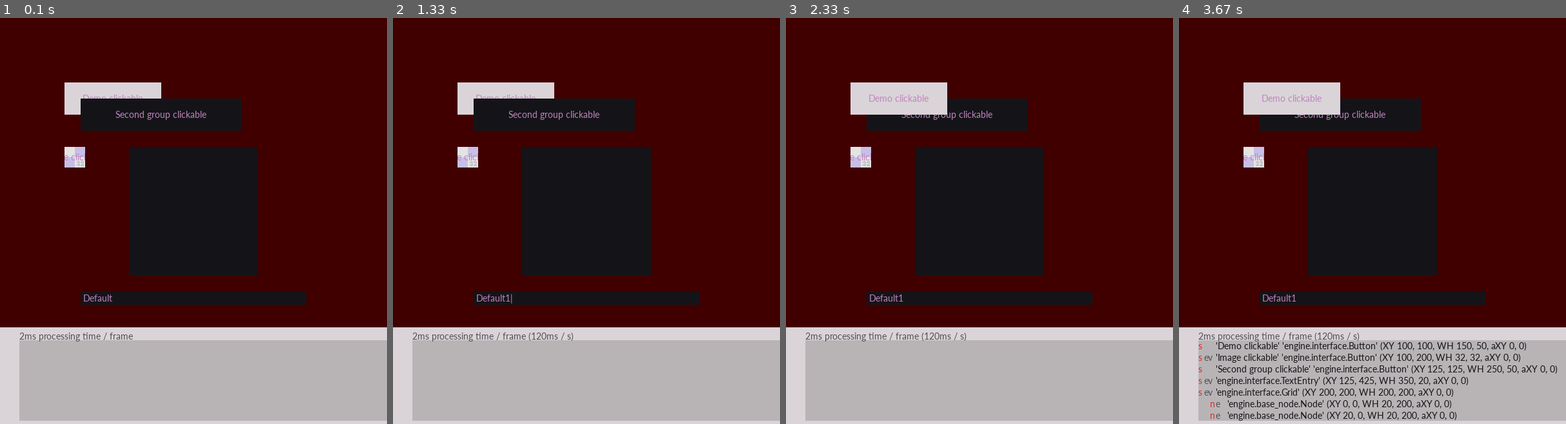
Above: before the commit, frames 1-4 (left to right).
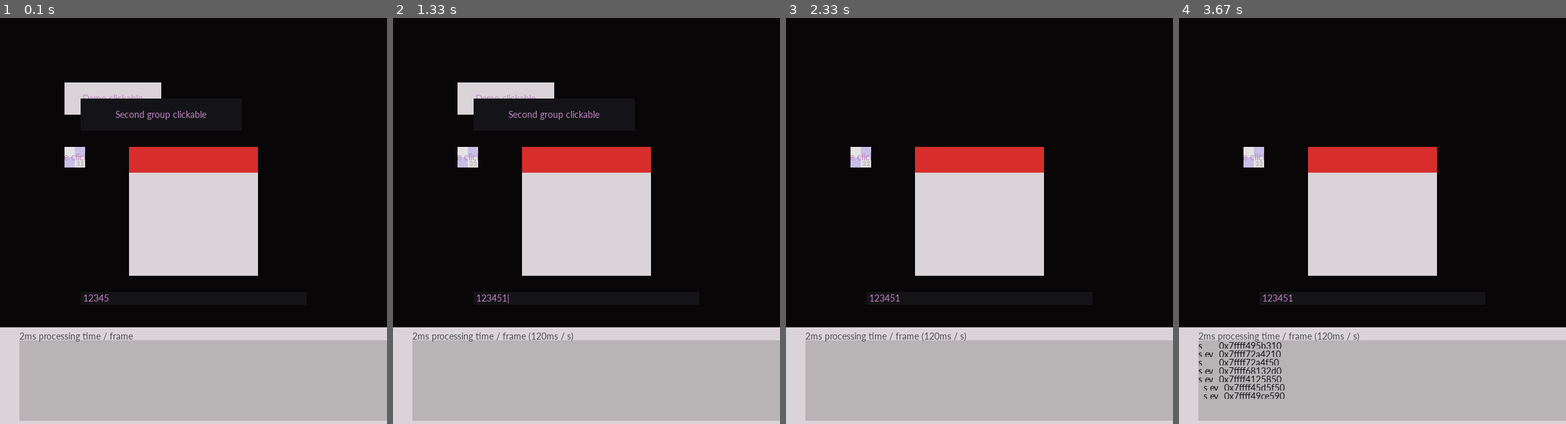
Above: after the commit, the same moments.

Repository: ageneric/pygame-engine-indev
Game: pygame game, started from main.py
Same seed, same stepped clock (60 frames per second), same inputs: the game is played once before the commit and once after it.
Inputs (mouse positions are in pixels of both pictures, inside the frame that each line leads up to):
- Up to frame 1 (0.1 s): no input
- Up to frame 2 (1.33 s): press the mouse at (466, 156) at 0.37 s; move the mouse to (516, 131) at 0.47 s; release the mouse at (571, 111) at 0.6 s; press the mouse at (586, 298) at 0.7 s; move the mouse to (601, 302) at 0.8 s; release the mouse at (617, 306) at 0.93 s; tap 1 at 1 s
- Up to frame 3 (2.33 s): tap Enter at 1.33 s; press the mouse at (898, 99) at 1.7 s; move the mouse to (902, 99) at 1.8 s; release the mouse at (905, 99) at 1.93 s; click (859, 156) at 2.05 s
- Up to frame 4 (3.67 s): press the mouse at (1372, 298) at 2.37 s; move the mouse to (1298, 277) at 2.47 s; release the mouse at (1229, 253) at 2.6 s; press the mouse at (1252, 156) at 2.7 s; move the mouse to (1264, 135) at 2.8 s; release the mouse at (1279, 115) at 2.93 s; press the mouse at (1372, 298) at 3.03 s; move the mouse to (1314, 188) at 3.13 s; release the mouse at (1256, 78) at 3.27 s; tap Tab at 3.33 s

The runs differ from the first frame. In frame 1, 70% of the frame differs, in the area x 0-100%, y 0-77%; in frame 2, 70%; in frame 3, 72%; in frame 4, 76%, in the area x 0-100%, y 0-100%.

Commit message:
Mostly implement grids and use dirty rect update Implement two kinds of grid, currently unoptimised, and another version of the tree tab grid.

Diff:
--- a/engine/base_node.py
+++ b/engine/base_node.py
@@ -158,4 +158,4 @@
 
     def cascade_set_visible(self, set_visible):
         Node.cascade_set_visible(self, set_visible)
-        self._visible = int(set_visible and self._enabled)
+        self.visible = int(set_visible and self._enabled)
--- a/engine/base_scene.py
+++ b/engine/base_scene.py
@@ -1,3 +1,5 @@
+import pygame
+
 class Scene:
     """Each scene manages the screen, updated and drawn
     once per frame. To switch scene, the new scene flag
@@ -8,10 +10,12 @@
         self.clock = clock
 
         self.nodes = []
+        self.draw_group = None
         self.groups = []
         self.flag_new_scene = None
         self.flag_new_scene_args = []
-        self.event_handlers = []
+        self.background_color = None
+        self.mouse_handlers = []
 
     def update(self):
         for child in self.nodes:
@@ -19,13 +23,12 @@
                 child.update()
 
     def draw(self):
-        # TODO: screen fill default?
         for child in self.nodes:
             if child.enabled:
-                child.draw(self.screen)
+                child.draw(0)
 
-        for group in self.groups:
-            group.draw(self.screen)
+        if self.draw_group is not None:
+            return self.draw_group.draw(self.screen)
 
     def add_named_child(self, name: str, node):
         setattr(self, name, node)
@@ -38,17 +41,23 @@
     def remove_child(self, node):
         self.nodes.remove(node)
         node.parent = None
-        if node in self.event_handlers:
-            self.event_handlers.remove(node)
+        if node in self.mouse_handlers:
+            self.mouse_handlers.remove(node)
 
     def handle_events(self, pygame_events):
         pass
 
-    def background(self, surface):
-        """Fill the given surface with the color of self.background_color.
-        The method does nothing if self.background_color is not set."""
-        if hasattr(self, 'background_color'):
-            surface.fill(self.background_color)
+    def create_draw_group(self, background_color):
+        """Sets self.draw_group to a new LayeredDirty group and fills
+        the background surface with the given color.
+        Set background_color to None for a transparent background."""
+        self.background_color = background_color
+        background_surf = pygame.Surface(self.screen_size)
+        if self.background_color is not None:
+            background_surf.fill(self.background_color)
+        self.draw_group = pygame.sprite.LayeredDirty()
+        self.draw_group.clear(self.screen, background_surf)
+        self.groups.append(self.draw_group)
 
     def change_scene(self, new_scene, *args):
         self.flag_new_scene = new_scene
--- a/engine/interface.py
+++ b/engine/interface.py
@@ -1,8 +1,8 @@
 import pygame
-from pygame.locals import MOUSEMOTION, MOUSEBUTTONDOWN, MOUSEBUTTONUP
+from pygame.locals import MOUSEMOTION, MOUSEBUTTONDOWN, MOUSEBUTTONUP, Rect
 from math import sqrt
 
-from .base_node import SpriteNode, NodeProperties
+from .base_node import SpriteNode, NodeProperties, Transform
 import engine.text as text
 
 MOUSE_EVENTS = (MOUSEMOTION, MOUSEBUTTONDOWN, MOUSEBUTTONUP)
@@ -37,10 +37,11 @@
 
 class Style:
     def __init__(self, **kwargs):
-        self.__dict__.update(kwargs)
-
-    def __repr__(self):
-        return str(self.__dict__)
+        self.dict = {'color': COLOR_DEFAULT, 'background': BACKGROUND_DEFAULT}
+        self.dict.update(kwargs)
+
+    # def __repr__(self):
+    #     return str(self.__dict__)
 
     @classmethod
     def from_kwargs(cls, kwargs):
@@ -50,12 +51,8 @@
             return cls(**kwargs)
 
     def get(self, name: str, default=NO_VALUE):
-        if hasattr(self, name):
-            return getattr(self, name)
-        elif name == "color":
-            return COLOR_DEFAULT
-        elif name == "background":
-            return BACKGROUND_DEFAULT
+        if name in self.dict:
+            return self.dict[name]
         elif name.count("_") == 1:
             base_name, modifier = name.split("_", 1)
             if modifier == "highlighted":
@@ -64,9 +61,9 @@
                 return modify_color(self.get(base_name), 5)
             elif modifier == "disabled":
                 return saturate_color(modify_color(self.get(base_name), -10), 0.25)
-        elif default is not NO_VALUE:
+        if default != NO_VALUE:
             return default
-        raise KeyError("Not a key and not a modifier of a key")
+        raise KeyError(f"Not a key and not a modifier of a key: {name} in {self.dict}")
 
 
 class Button(SpriteNode):
@@ -104,7 +101,7 @@
         so it can update (i.e. if hovered or clicked).
         For speed, only call if `event.type in MOUSE_EVENTS`.
         """
-        if self.state == Button.disabled or not self.visible:
+        if self.state == Button.disabled or not self._visible:
             return
         last_state = self.state
         mouse_over = self.rect.collidepoint(event.pos)
@@ -129,7 +126,8 @@
         self.callback()
 
     def draw(self, surface):
-        if self.visible and self.dirty:
+        super().draw(surface)
+        if self._visible and self.dirty > 0:
             if self.style.get("image", False):
                 self.image.blit(self.style.get("image"), (0, 0))
                 color = self.style.get(self.colors_d.get(self.state, "color"))
@@ -167,7 +165,7 @@
         pass
 
     def events(self, pygame_events):
-        if self.state == TextEntry.disabled or not self.visible:
+        if self.state == TextEntry.disabled or not self._visible:
             return
 
         last_state = self.state
@@ -206,7 +204,7 @@
 
     def draw(self, surface):
         super().draw(surface)
-        if self.visible and self.dirty:
+        if self._visible and self.dirty > 0:
             if self.state == TextEntry.hover:
                 self.image.fill(self.style.get("background_highlighted"))
             else:
@@ -221,21 +219,57 @@
 
 
 class Grid(SpriteNode):
-    """A container for equally spaced UI items that draws them onto a buffer."""
-    def __init__(self, node_props, group, node_generator, horizontal=False, **kwargs):
+    """A container for equally spaced items that draws them onto a buffer.
+    The default grid ignores the position attributes on each tile and instead
+    spaces them in order. For optimised use."""
+    def __init__(self, node_props, group, initial_nodes_gen=None, horizontal=False, **kwargs):
         self.style = Style.from_kwargs(kwargs)
         super().__init__(node_props, group, fill_color=self.style.get("background"))
 
-        self.grid_group = pygame.sprite.Group()
-
-        self.spacing = 20
-
-        for i, (inst_class, *args) in enumerate(node_generator()):
-            if horizontal:
-                node_props = NodeProperties(self, 0, i*self.spacing, self.transform.width, self.spacing)
-            else:
-                node_props = NodeProperties(self, i*self.spacing, 0, self.spacing, self.transform.height)
-            inst_class(node_props, *args)
+        self.horizontal = horizontal
+        if initial_nodes_gen is not None:
+            self.generate_grid(initial_nodes_gen)
+            # Check the first node for methods and assume they are all identical
+            t_node = self.nodes[0]
+            self.call_draw_method = hasattr(t_node, 'draw') and callable(t_node.draw)
+            self.call_update_method = hasattr(t_node, 'update') and callable(t_node.update)
+        else:
+            # Assume the next nodes will have a draw and update method
+            self.call_draw_method = self.call_update_method = True
+
+    def generate_grid(self, initial_nodes_gen):
+        for i, (inst_class, *args, kwargs) in enumerate(initial_nodes_gen):
+            self.nodes.append(inst_class(*args, **kwargs))
+
+    def update(self):
+        if self.call_update_method:
+            for tile in self.nodes:
+                tile.update()
+
+    def draw(self, surface):
+        if self.call_draw_method:
+            for tile in self.nodes:
+                tile.draw()
+
+        if self._visible and self.dirty > 0:
+            self.image.fill(self.style.get("background"))
+            for i, tile in enumerate(self.nodes):
+                if hasattr(tile, 'image'):
+                    tile.image.blit(self.image, self.index_to_position(i))
+
+    def index_to_position(self, index):
+        spacing = self.style.get('spacing', 20)
+        if self.horizontal:
+            return index*spacing, 0, spacing, self.transform.height
+        else:
+            return 0, index*spacing, self.transform.width, spacing
+
+    def position_to_index(self, position_x_y: (float, float)) -> int:
+        spacing = self.style.get('spacing', 20)
+        if self.horizontal:
+            return position_x_y[0] // spacing
+        else:
+            return position_x_y[1] // spacing
 
     def add_child(self, child):
         super().add_child(child)
@@ -245,7 +279,35 @@
         super().remove_child(child)
         self.dirty = 1
 
+class SpriteGrid(Grid):
+    """A container for equally spaced UI items that draws them onto a buffer."""
+    def __init__(self, node_props, group, initial_nodes_gen=None, horizontal=False, **kwargs):
+        super().__init__(node_props, group, initial_nodes_gen, horizontal, **kwargs)
+        self.grid_group = pygame.sprite.Group()
+        self.grid_group.add(self.nodes)
+
+    def generate_grid(self, initial_nodes_gen):
+        for i, (inst_class, *args, kwargs) in enumerate(initial_nodes_gen):
+            node_props = NodeProperties(self, *self.index_to_position(i))
+            inst_class(node_props, *args, **kwargs)
+
     def draw(self, surface):
-        if self.dirty:
+        if self.call_draw_method:
+            for tile in self.nodes:
+                tile.draw(surface)
+
+        if self._visible and self.dirty > 0:
             self.image.fill(self.style.get("background"))
+            wr = self.world_rect()
+            for i, tile in enumerate(self.nodes):
+                correct_rect = Rect(*self.index_to_position(i)).move(-wr.x, -wr.y)
+                if tile.transform.rect() != correct_rect:
+                    tile.transform.position = correct_rect.topleft
+                    tile.transform.size = correct_rect.size
+                    tile.dirty = True
             self.grid_group.draw(self.image)
+
+        if self._visible and self.dirty > 0:
+            for i, tile in enumerate(self.nodes):
+                if hasattr(tile, 'image'):
+                    self.image.blit(tile.image, self.index_to_position(i))
--- a/main.py
+++ b/main.py
@@ -15,7 +15,7 @@
     print(f'Initialising scenes ({first_scene_name}, {detail_scene_name})')
     scene = getattr(scenes, first_scene_name)(surf, clock)
     scene_detail = getattr(scenes, detail_scene_name)(surf_detail, clock)
-    scene_detail.set_ref(scene.nodes)
+    scene_detail.set_ref(scene)
     return scene, scene_detail
 
 def main():
@@ -64,7 +64,7 @@
 
         # Update scene and display --
         scene.update()
-        scene.draw()
+        rects = scene.draw()
 
         # Update detail surf --
         scene_detail.update()
@@ -73,8 +73,8 @@
         screen.blit(surf, (0, 0))
         screen.blit(surf_detail, (0, surf.get_height()))
 
-        pg.display.flip()
-        # pg.display.update(rects)
+        rects.append(pg.Rect(0, surf.get_height(), display_width, SURF_HEIGHT))
+        pg.display.update(rects)
 
         clock.tick(FPS)
 
--- a/scenes.py
+++ b/scenes.py
@@ -2,10 +2,10 @@
 import engine.text as text
 import engine.interface as interface
 from engine.base_scene import Scene
-from engine.base_node import Node, NodeProperties
+from engine.base_node import Node, SpriteNode, NodeProperties
 from constants import *
 
-from tree_tab import TreeTab
+from tree_tab import TreeTabGrid
 
 class ExampleBlank(Scene):
     def __init__(self, screen, clock):
@@ -19,46 +19,38 @@
         self.n.transform.x = self.n.transform.x + 1 % self.screen_size_x
 
 def grid_example_generator():
-    for i in range(6):
-        yield Node,
+    for i in range(2):
+        yield SpriteNode, dict(fill_color=C_RED)
 
 class ExampleHandling(Scene):
     """Demo interface components and event handling."""
     def __init__(self, screen, clock):
         super().__init__(screen, clock)
-        self.background_color = (64, 0, 0)
-        background_surf = pygame.Surface(self.screen_size)
-        self.background(background_surf)
-        self.group = pygame.sprite.LayeredDirty()
-        self.group2 = pygame.sprite.LayeredDirty()
+        self.create_draw_group((8, 6, 6))
 
         def demo_callback(*args):
             print(f'demo callback -> {args}')
 
-        self.button = interface.Button(NodeProperties(self, 100, 100, 150, 50), self.group,
+        self.button = interface.Button(NodeProperties(self, 100, 100, 150, 50), self.draw_group,
                                        'Demo clickable', demo_callback, background=C_LIGHT)
         image = pygame.image.load('Assets/Placeholder.png').convert()
-        toggle_visible_button = interface.Button(NodeProperties(self, 100, 200, 32, 32), self.group,
+        toggle_visible_button = interface.Button(NodeProperties(self, 100, 200, 32, 32), self.draw_group,
                                                  'Image clickable', self.toggle_button,
                                                  image=image)
-        self.event_handlers.append(self.button)
-        self.event_handlers.append(toggle_visible_button)
+        self.mouse_handlers.append(self.button)
+        self.mouse_handlers.append(toggle_visible_button)
 
-        self.test_button = interface.Button(NodeProperties(self, 125, 125, 250, 50), self.group2,
+        self.test_button = interface.Button(NodeProperties(self, 125, 125, 250, 50), self.draw_group,
                                             'Second group clickable', demo_callback,
                                             background=C_DARK)
-        self.event_handlers.append(self.test_button)
+        self.mouse_handlers.append(self.test_button)
 
-        self.test_entry = interface.TextEntry(NodeProperties(self, 125, 425, 350, 20), self.group2,
-                                              'Default', demo_callback, allow_characters='0123456789.',
+        self.test_entry = interface.TextEntry(NodeProperties(self, 125, 425, 350, 20), self.draw_group,
+                                              '12345', demo_callback, allow_characters='0123456789.',
                                               background=C_DARK)
 
-        self.test_grid = interface.Grid(NodeProperties(self, 200, 200, 200, 200), self.group, grid_example_generator, background=C_DARK)
-
-        self.groups.append(self.group)
-        self.groups.append(self.group2)
-        for group in self.groups:
-            group.clear(self.screen, background_surf)  # TODO: all background clears should take place first
+        self.test_grid = interface.SpriteGrid(NodeProperties(self, 200, 200, 200, 200),
+                                              self.draw_group, grid_example_generator(), background=C_LIGHT)
 
     def toggle_button(self):
         self.button.enabled = not self.button.enabled
@@ -67,9 +59,31 @@
     def handle_events(self, pygame_events):
         for event in pygame_events:
             if event.type in interface.MOUSE_EVENTS:
-                for button in self.event_handlers:
+                for button in self.mouse_handlers:
                     button.mouse_event(event)
         self.test_entry.events(pygame_events)
+
+class ExampleTree(Scene):
+    def __init__(self, screen, clock):
+        super().__init__(screen, clock)
+        self.create_draw_group((8, 6, 6))
+
+        a = SpriteNode(NodeProperties(self, 20, 20, 20, 20), self.draw_group, fill_color=C_LIGHT)
+        b = SpriteNode(NodeProperties(a, 20, 20, 20, 20), self.draw_group, fill_color=C_LIGHT_ISH)
+        c = SpriteNode(NodeProperties(self, 20, 80, 20, 20), self.draw_group, fill_color=C_LIGHT)
+        d = SpriteNode(NodeProperties(c, 20, 20, 20, 20), self.draw_group, fill_color=C_LIGHT_ISH)
+
+    def handle_events(self, pygame_events):
+        for event in pygame_events:
+            if event.type == pygame.KEYDOWN:
+                if event.key == pygame.K_1:
+                    self.nodes[0].enabled = not self.nodes[0].enabled
+                if event.key == pygame.K_2:
+                    self.nodes[0].nodes[0].enabled = not self.nodes[0].nodes[0].enabled
+                if event.key == pygame.K_3:
+                    self.nodes[1].enabled = not self.nodes[1].enabled
+                if event.key == pygame.K_4:
+                    self.nodes[1].nodes[0].enabled = not self.nodes[1].nodes[0].enabled
 
 
 class ExampleDetail(Scene):
@@ -77,18 +91,17 @@
         super().__init__(screen, clock)
         self.group = pygame.sprite.Group()
 
-        self.tree_tab = TreeTab(NodeProperties(self, 30, 20, self.screen_size_x - 30, 125, enabled=False),
-                                self.group, None)
-
         self.groups.append(self.group)
         self.recent_frames_ms = []
 
     def set_ref(self, ref):
-        self.tree_tab.ref = ref
+        self.tree_tab = TreeTabGrid(NodeProperties(self, 30, 20, self.screen_size_x - 30, 125, enabled=False),
+                                    self.group, ref, spacing=13, background=C_LIGHT_ISH, color=C_DARK)
 
     def draw(self):
+        super().draw()
         self.screen.fill(C_LIGHT)
-        super().draw()
+        self.group.draw(self.screen)
 
         rawtime = self.clock.get_rawtime()
         self.recent_frames_ms.append(rawtime)
--- a/tree_tab.py
+++ b/tree_tab.py
@@ -1,40 +1,113 @@
 import pygame
 import engine.text
-from engine.base_node import Node, SpriteNode, Transform
-from constants import C_LIGHT, C_DARK, C_RED, C_LIGHT_ISH, C_DARK_ISH
-from collections import namedtuple
+from engine.interface import Grid
 
-TreeEntry = namedtuple('TreeEntry', ['nodes', 'node_uid', 'enabled', 'visible', 'tree_image'])
+class TreeEntry:
+    def __init__(self, node_props, reference):
+        if hasattr(reference, 'visible'):
+            self.reference_visible = reference.visible
+        else:
+            self.reference_visible = -1
+        self.reference_id = id(reference)
+        self.reference_enabled = reference.enabled
+        self.image = pygame.Surface((node_props[3], node_props[4]))
 
-class TreeTab(SpriteNode):
-    def __init__(self, node_props, group=None, ref=None):
-        super(TreeTab, self).__init__(node_props, group, fill_color=C_LIGHT_ISH)
-        self.ref = ref
+class TreeTabGrid(Grid):
+    def __init__(self, node_props, group, tree, **kwargs):
+        super().__init__(node_props, group, **kwargs)
+        self.tree = tree
+        self.copy_list = []
+        self.get_copy_list(self.tree)
 
-    def draw(self, screen):
-        if self.dirty and self.ref is not None and self.visible:
-            self.image.fill(C_LIGHT_ISH)
-            self.recursive_draw(self.ref)
+    def get_copy_list(self, tree, depth=0):
+        for node in tree.nodes:
+            self.make_copy_list_entry(node, depth)
+            self.get_copy_list(node, depth + 1)
 
-    def recursive_draw(self, target, level=0, flat_index=0):
-        start = flat_index
-        for child in target:
-            if isinstance(child, SpriteNode):
-                symbol = 's'
-            elif isinstance(child, Node):
-                symbol = 'n'
+    def make_copy_list_entry(self, reference_node, depth):
+        spacing = self.style.get('spacing', 20)
+        if self.horizontal:
+            node_props = (None, 0, 0, spacing, self.transform.height)
+        else:
+            node_props = (None, 0, 0, self.transform.width, spacing)
+        entry = TreeEntry(node_props, reference_node)
+        self.redraw_entry(entry, depth)
+        self.copy_list.append(entry)
+
+    def update(self):
+        self.traverse_tree(self.tree)
+
+    def traverse_tree(self, tree, index=0, depth=0):
+        for node in tree.nodes:
+            self.find_node_in_list(node, index, depth)
+            if node.nodes:
+                index = self.traverse_tree(node, index + 1, depth + 1)
             else:
-                symbol = '?'
+                index += 1
+        return index
 
-            message = ' '.join((str(type(child)).lstrip('<class ').rstrip('>'), str(child.transform)))
-            state = ('e' if child.enabled else '') + ('v' if getattr(child, 'visible', False) else '')
+    def find_node_in_list(self, node, index, depth):
+        len_copy_list = len(self.copy_list)
+        copy_node = None
+        if index < len_copy_list:
+            copy_node = self.copy_list[index]
 
-            if getattr(child, 'message', False):
-                message = repr(getattr(child, 'message')) + ' ' + message
+        node_visible = getattr(node, 'visible', -1)
+        node_enabled = getattr(node, 'enabled', - 1)
+        node_id = id(node)
+        start_index = index
+        found_node = False
 
-            engine.text.draw(self.image, symbol, (level*18, flat_index*18), color=C_RED, static=True)
-            engine.text.draw(self.image, state, (level*18 + 9, flat_index*18), color=C_DARK_ISH, static=True)
-            engine.text.draw(self.image, message, (level*18 + 27, flat_index*18), color=C_DARK)
-            flat_index += 1
-            flat_index += self.recursive_draw(child.nodes, level + 1, flat_index)
-        return flat_index - start
+        while not found_node and index < len_copy_list:
+            if node_id == copy_node.reference_id:
+                if (node_enabled != copy_node.reference_enabled
+                        or node_visible != copy_node.reference_visible):
+                    copy_node.reference_enabled = node_enabled
+                    copy_node.reference_visible = node_visible
+                    self.redraw_entry(copy_node, depth)
+                found_node = True  # exit loop
+            else:
+                index += 1
+
+        # Node could not be found in list, it must be new. Create it in list
+        if index >= len_copy_list:
+            assert not found_node
+            print('make')
+            self.make_copy_list_entry(node, depth)
+
+        # Did we skip over any nodes in list? Delete those as they are no longer in tree
+        elif start_index - index > 0:
+            print('del')
+            del self.copy_list[start_index:index]
+
+    def draw(self, surface):
+        # Intentionally omit super().draw(): do not call draw on children
+        if not self.dirty:
+            return
+
+        self.image.fill(self.style.get('background'))
+        spacing = self.style.get('spacing', 20)
+
+        for i, copy_node in enumerate(self.copy_list):
+            if self.horizontal:
+                destination = pygame.Rect(i*spacing, 0, spacing, self.transform.height)
+            else:
+                destination = pygame.Rect(0, i*spacing, self.transform.width, spacing)
+
+            if (-spacing < destination.left < self.transform.width
+                    and -spacing < destination.top < self.transform.height):
+                self.image.blit(copy_node.image, destination)
+            else:
+                return
+
+    def redraw_entry(self, entry, depth):
+        entry.image.fill(self.style.get('background'))
+        if entry.reference_visible >= 0:
+            symbol = 's'
+        else:
+            symbol = 'n'
+
+        state = ('e' if entry.reference_enabled else '') + ('v' if entry.reference_visible == 1 else '')
+        engine.text.draw(entry.image, symbol + ' ' + state, (depth*8, 0), color=self.style.get('color'))
+        engine.text.draw(entry.image, hex(entry.reference_id), (depth*8 + 32, 0), color=self.style.get('color_dim', self.style.get('color')))
+        self.dirty = 1
